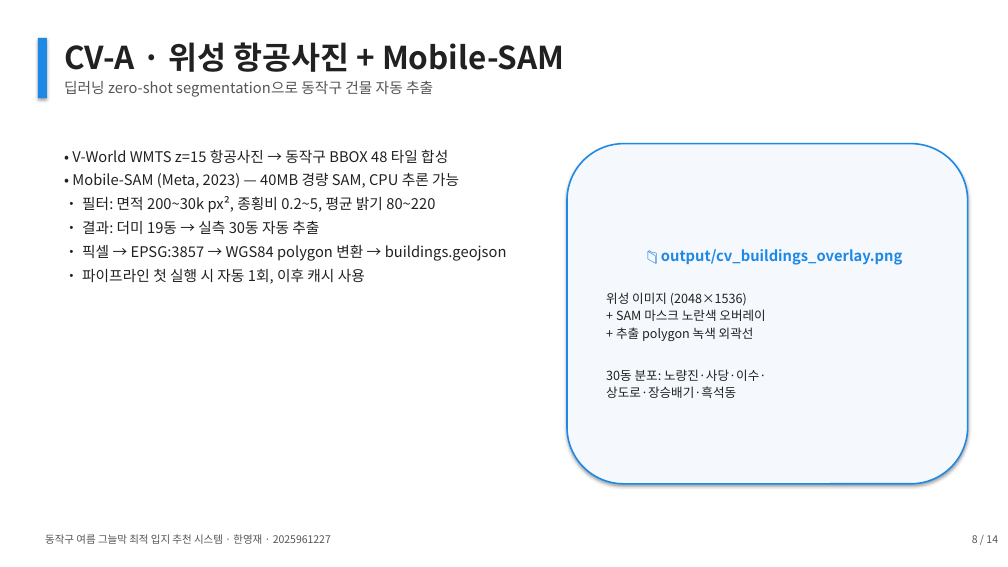
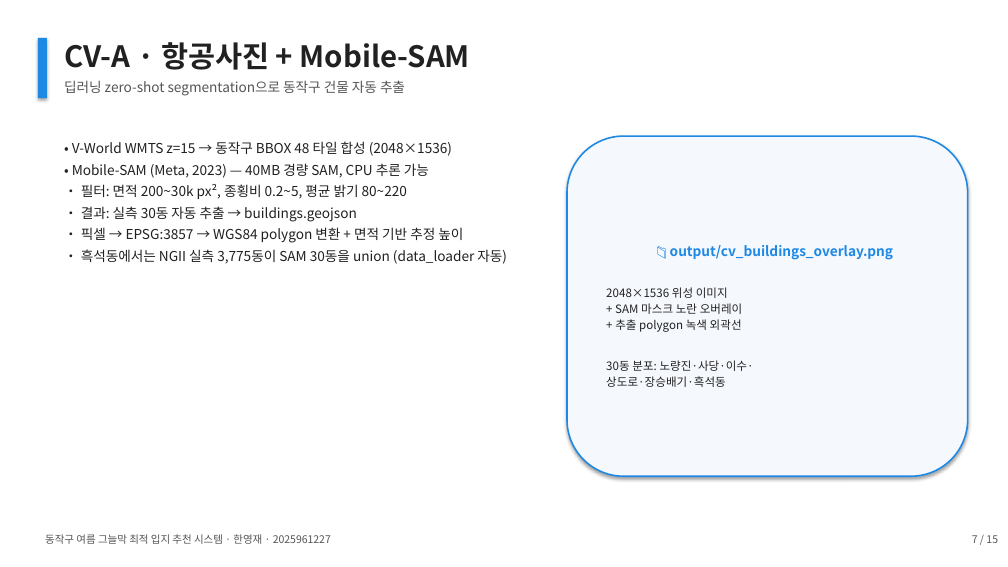
Before and after one commit to thgtot92/project_1, a slide deck: slide 7 of presentation/동작구_그늘막_최종발표.pptx (slide 8 before the commit). Drawn at 1008x567 pixels with LibreOffice and Linux fonts; fonts in the diff are those of the drawing. Boxes give left, top, right and bottom in pixels: in the first picture for what was removed or moved away, otherwise in the second. Text is boxed around its words. In the diff, an @@ line names an element or a change of style, - is before the commit and + after.

```diff
--- a/presentation/동작구_그늘막_최종발표.pptx
+++ b/presentation/동작구_그늘막_최종발표.pptx
@@ text at (x1=64, y1=42, x2=470, y2=70): text changed; size 30 to 28 pt @@
-CV-A · 위성 항공사진 + Mobile-SAM
+CV-A · 항공사진 + Mobile-SAM
@@ text "딥러닝 zero-shot segmentation으로 동작구 건물 ..." at (x1=64, y1=80, x2=405, y2=96): size 14 to 13 pt @@
@@ text "• V-World WMTS z=15 → ..." moved from (x1=72, y1=149, x2=507, y2=284) to (x1=72, y1=141, x2=507, y2=264) @@
@@ text at (x1=72, y1=141, x2=452, y2=156): text changed; size 14 to 13 pt @@
-• V-World WMTS z=15 항공사진 → 동작구 BBOX 48 타일 합성
+• V-World WMTS z=15 → 동작구 BBOX 48 타일 합성 (2048×1536)
@@ rounded rectangle "📁 output/cv_buildings_overlay.png" moved from (x1=567, y1=144, x2=968, y2=484) to (x1=567, y1=136, x2=968, y2=476) @@
@@ text at (x1=72, y1=163, x2=429, y2=199): size 14 to 13 pt in "• Mobile-SAM (Meta, 2023) — 40MB 경량 ...", "• 필터: 면적 200~30k px², 종횡비 0.2~5, ..."; less space between paragraphs @@
@@ text at (x1=81, y1=206, x2=507, y2=264): text changed; size 14 to 13 pt @@
-• 결과: 더미 19동 → 실측 30동 자동 추출
-• 픽셀 → EPSG:3857 → WGS84 polygon 변환 → buildings.geojson
-• 파이프라인 첫 실행 시 자동 1회, 이후 캐시 사용
+• 결과: 실측 30동 자동 추출 → buildings.geojson
+• 픽셀 → EPSG:3857 → WGS84 polygon 변환 + 면적 기반 추정 높이
+• 흑석동에서는 NGII 실측 3,775동이 SAM 30동을 union (data_loader 자동)
@@ text in rounded rectangle at (x1=606, y1=245, x2=893, y2=387): size 14 to 13 pt in "📁 output/cv_buildings_overlay.png"; size 12 to 11 pt in "+ 추출 polygon 녹색 외곽선", "30동 분포: 노량진·사당·이수·", "상도로·장승배기·흑석동" @@
@@ text in rounded rectangle at (x1=606, y1=287, x2=743, y2=314): text changed; size 12 to 11 pt @@
-위성 이미지 (2048×1536)
-+ SAM 마스크 노란색 오버레이
+2048×1536 위성 이미지
++ SAM 마스크 노란 오버레이
@@ text at (x1=972, y1=535, x2=998, y2=543): text changed @@
-8 / 14
+7 / 15
```
Also in this commit, not shown: 11 other slides changed, 3 slides added, 2 slides removed, 4 other files.
